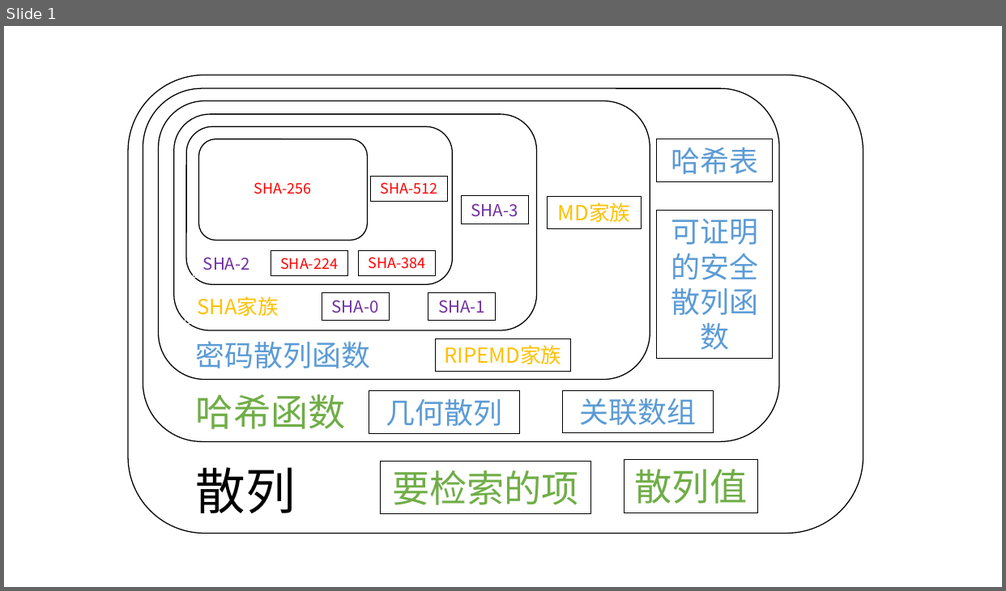
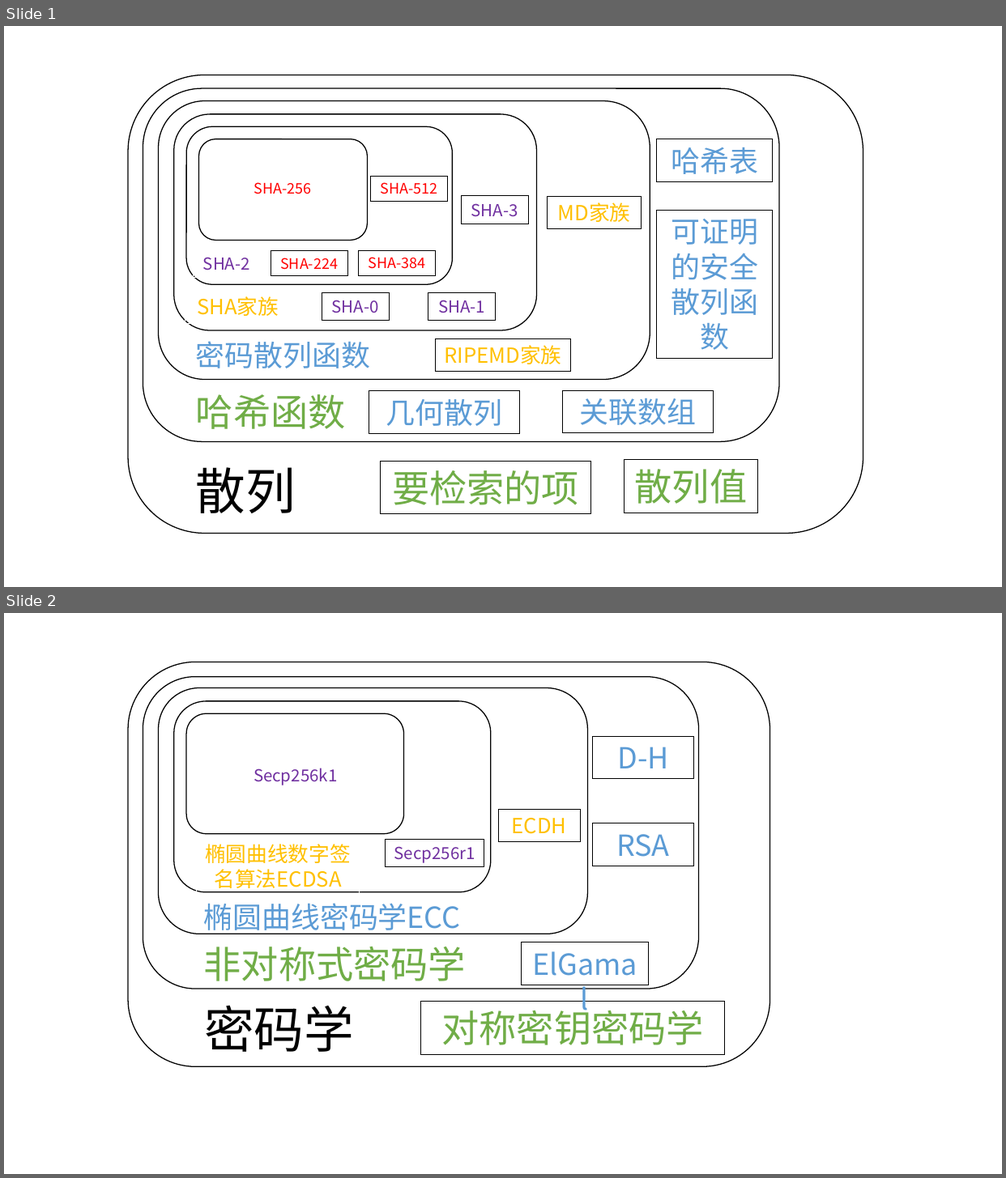
Before and after one commit to flyq/blogs, a slide deck: address/pptA2CD.pptx. Shown one above the other, each under a label of ours: slide 1 before the commit, slides 1 and 2 after it. The pictures are 1006x591 and 1006x1178 pixels, drawn with LibreOffice and Linux fonts; fonts in the diff are those of the drawing. Boxes give left, top, right and bottom in pixels: in the first picture for what was removed or moved away, otherwise in the second. Text is boxed around its words. In the diff, an @@ line names an element or a change of style, - is before the commit and + after.

```diff
--- a/address/pptA2CD.pptx
+++ b/address/pptA2CD.pptx
@@ slide 2 added at <box>4,613,1002,1174</box>, background #FFFFFF @@
@@ rounded rectangle added at <box>128,662,770,1067</box>, fill #FFFFFF, outline #000000 1 pt @@
@@ rounded rectangle added at <box>143,677,700,989</box>, fill #FFFFFF, outline #000000 1 pt @@
@@ rounded rectangle added at <box>158,688,587,934</box>, fill #FFFFFF, outline #000000 1 pt @@
@@ rounded rectangle added at <box>174,701,491,892</box>, fill #FFFFFF, outline #000000 1 pt @@
@@ rounded rectangle added at <box>187,713,404,834</box>, fill #FFFFFF, outline #000000 1 pt @@
@@ rectangle added at <box>593,736,694,779</box>, outline #000000 0.75 pt, 28 pt, text #5B9BD5 @@
+D-H
@@ rectangle added at <box>241,761,349,789</box>, outline #FFFFFF 0.75 pt, 16 pt, text #7030A0 @@
+Secp256k1
@@ rectangle added at <box>498,810,580,842</box>, outline #000000 0.75 pt, 20 pt, text #FFC000 @@
+ECDH
@@ rectangle added at <box>593,824,694,866</box>, outline #000000 0.75 pt, 28 pt, text #5B9BD5 @@
+RSA
@@ rectangle added at <box>197,837,360,895</box>, outline #FFFFFF 0.75 pt, 20 pt, text #FFC000 @@
+椭圆曲线数字签名算法ECDSA
@@ rectangle added at <box>385,840,484,867</box>, outline #000000 0.75 pt, 16 pt, text #7030A0 @@
+Secp256r1
@@ text added at <box>204,903,461,935</box>, 28 pt, text #5B9BD5 @@
+椭圆曲线密码学ECC
@@ text added at <box>204,947,466,982</box>, 36 pt, text #70AD47 @@
+非对称式密码学
@@ rectangle added at <box>522,943,650,985</box>, outline #000000 0.75 pt, 28 pt, text #5B9BD5 @@
+ElGamal
@@ text added at <box>204,1005,354,1052</box>, 48 pt, text #000000 @@
+密码学
@@ rectangle added at <box>421,1002,725,1054</box>, outline #000000 0.75 pt, 36 pt, text #70AD47 @@
+对称密钥密码学
```
Also in this commit, not shown: 2 other files.
